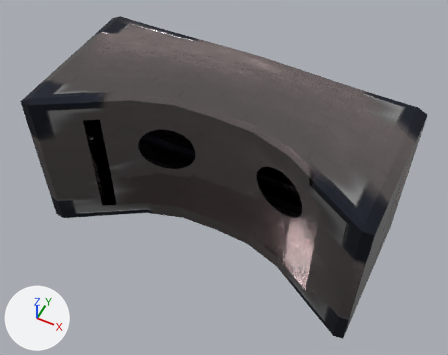
Before and after pictures for a commit that changed the FBX model Assets/gigigi/World/Nazotoki/Mesh/HMD.fbx.
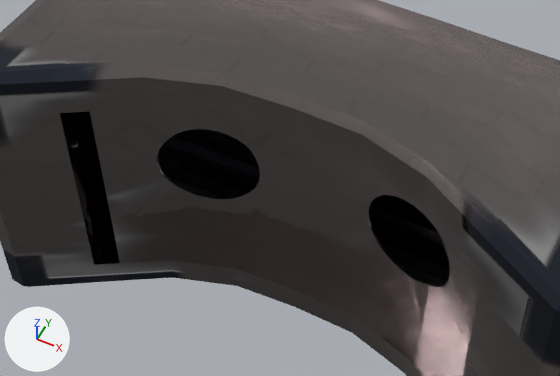
Each version appears first whole from a 50 mm camera at (0.0967, -0.2235, 0.2335) aimed at (0.002, -0.0341, -0.0032), and next in a close-up on the part from 11% to 81% of the width and 16% to 76% of the height. Arrows for +X, +Y and +Z are at lower left; the lights stay in place. Where no turn or scale is listed for an object, it has been applied to the vertices. Vertices at the same position are counted once.

The first close-up shows 'HMD'.
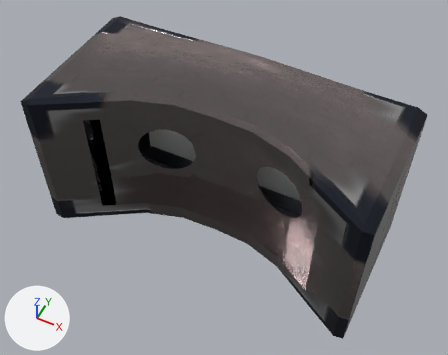
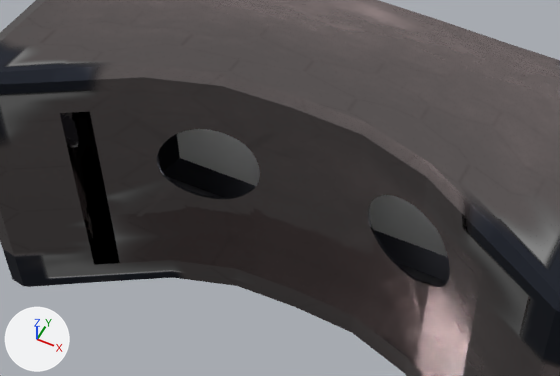
Boxes (x1, y1, x2, y2) around the edits, measured in the close-ups (560 x 376 px; the box of a moved part takes in the faces that stretch with it):
'HMD.002', added: after (177, 129, 260, 186)
'HMD.001', added: after (369, 195, 448, 257)
part 1 of me_cube_024, moved or reshaped: before (159, 160, 450, 282); after (158, 134, 450, 282)

Patch to the scene script:
```diff
--- a/Assets/gigigi/World/Nazotoki/Mesh/HMD.fbx.py
+++ b/Assets/gigigi/World/Nazotoki/Mesh/HMD.fbx.py
@@ mat_rlenz @@
+mat_rlenz = principled_material('RLenz')
+mat_rlenz.base_color = (0.8, 0.8, 0.8)  # white #e7e7e7
@@ mat_llenz @@
+mat_llenz = principled_material('Llenz')
+mat_llenz.base_color = (0.8, 0.8, 0.8)  # white #e7e7e7
@@ me_cube_024 @@
 me_cube_024.from_pydata(...)  # 299 vertices, 350 faces; spans x -0.086..0.086, y -0.071..0.009, z -0.044..0.044
 # used by ob_hmd; location = (0.0, 0.0, 0.0)
+# me_cube_024 part 1: 22 of 299 vertices moved; they spanned x -0.07..0.07, y -0.01..-0.009, z -0.035..0.035 and now span x -0.059..0.059, y -0.01..-0.009, z -0.03..0.029; mean shift (0.0, 0.0, 0.0); largest move (-0.07, -0.01, 0.035) -> (-0.059, -0.01, 0.029)
 me_cube_024.materials.append(mat_mirrorobj)
@@ me_cube_025 @@
+me_cube_025.from_pydata(...)  # 4 vertices, 1 face; spans x -0.0002..0.0586, y -0.0095, z -0.03..0.0288
+me_cube_025.materials.append(mat_rlenz)  # white #e7e7e7
@@ me_cube_026 @@
+me_cube_026.from_pydata(...)  # 4 vertices, 1 face; spans x -0.0593..-0.0001, y -0.0095, z -0.03..0.0288
+me_cube_026.materials.append(mat_llenz)  # white #e7e7e7
@@ ob_hmd_001 @@
+ob_hmd_001 = bpy.data.objects.new('HMD.001', me_cube_025)
+ob_hmd_001.location = (0.0, 0.0, 0.0)
@@ ob_hmd_002 @@
+ob_hmd_002 = bpy.data.objects.new('HMD.002', me_cube_026)
+ob_hmd_002.location = (0.0, 0.0, 0.0)
```
